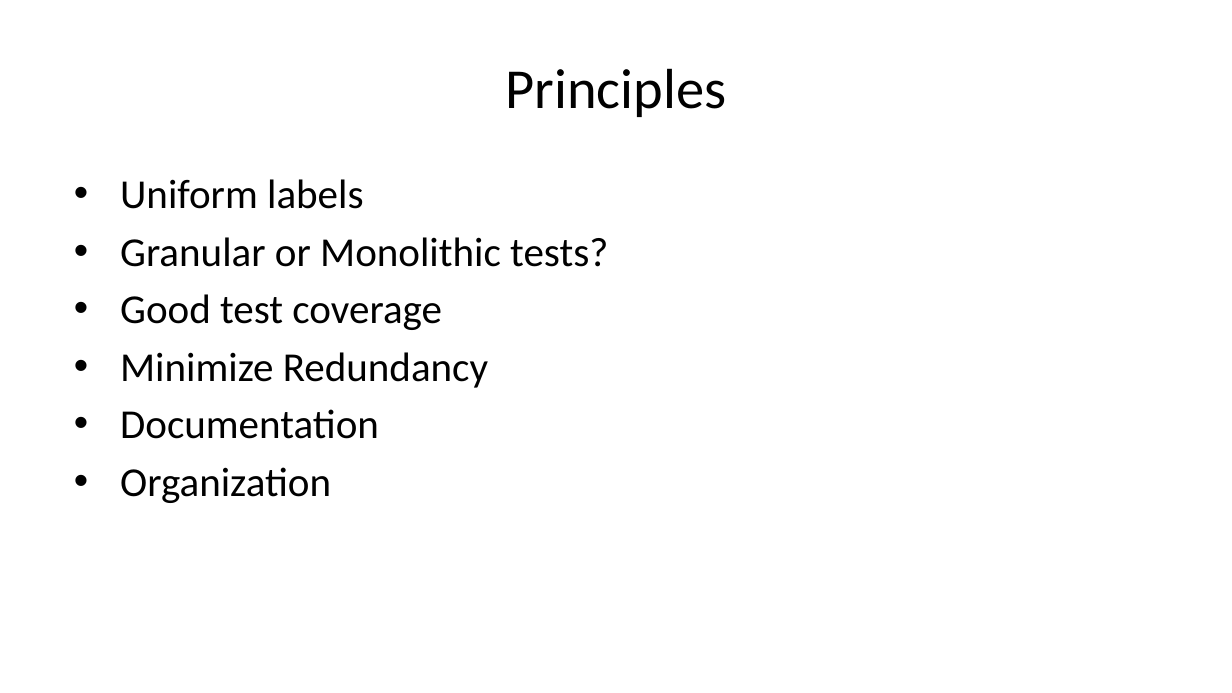
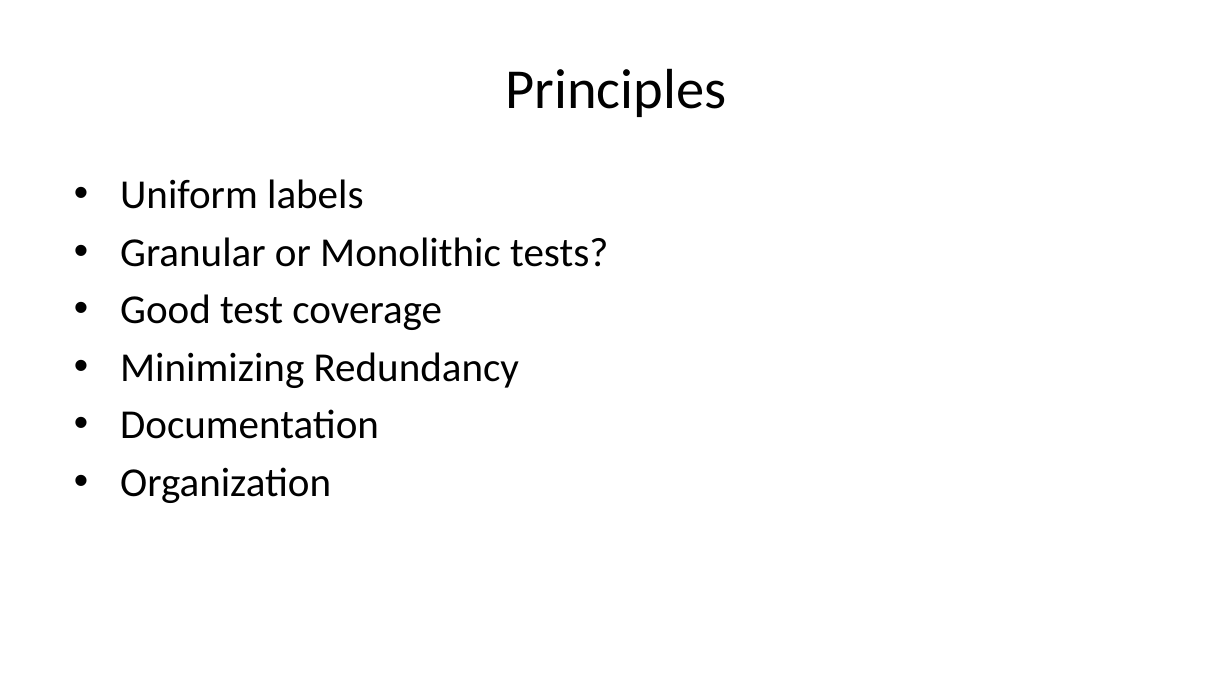
Before and after one commit to sbn-psi/dmsp, a slide deck: slide 4 of LDDTesting/stone-LDDTestingTechniques.pptx. Drawn at 1232x693 pixels with LibreOffice and Linux fonts; fonts in the diff are those of the drawing. Boxes give left, top, right and bottom in pixels: in the first picture for what was removed or moved away, otherwise in the second. Text is boxed around its words. In the diff, an @@ line names an element or a change of style, - is before the commit and + after.

```diff
--- a/LDDTesting/stone-LDDTestingTechniques.pptx
+++ b/LDDTesting/stone-LDDTestingTechniques.pptx
@@ text at <box>120,352,519,388</box>: text changed @@
-• Minimize Redundancy
+• Minimizing Redundancy
```
Also in this commit, not shown: 11 other slides changed, 2 other files.
